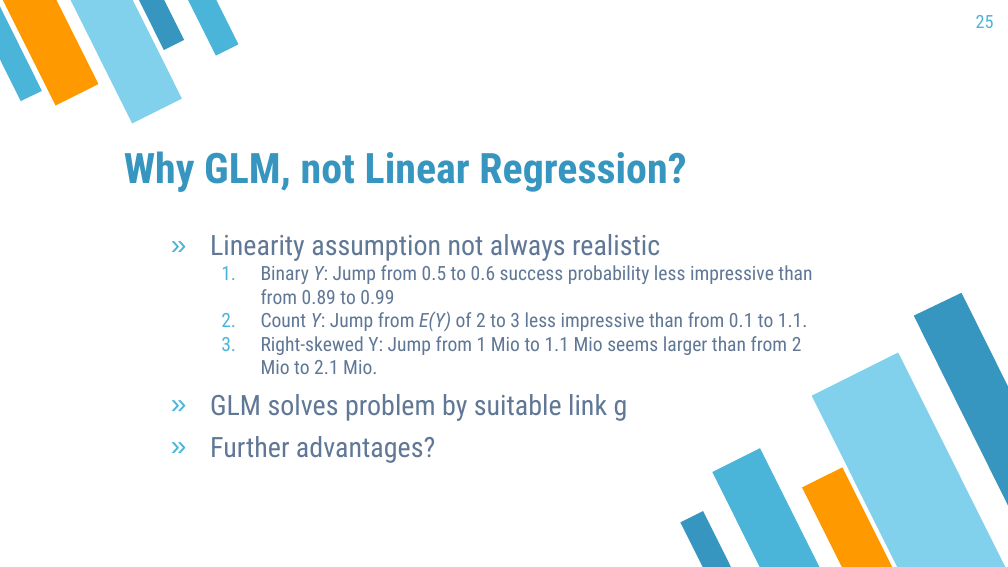
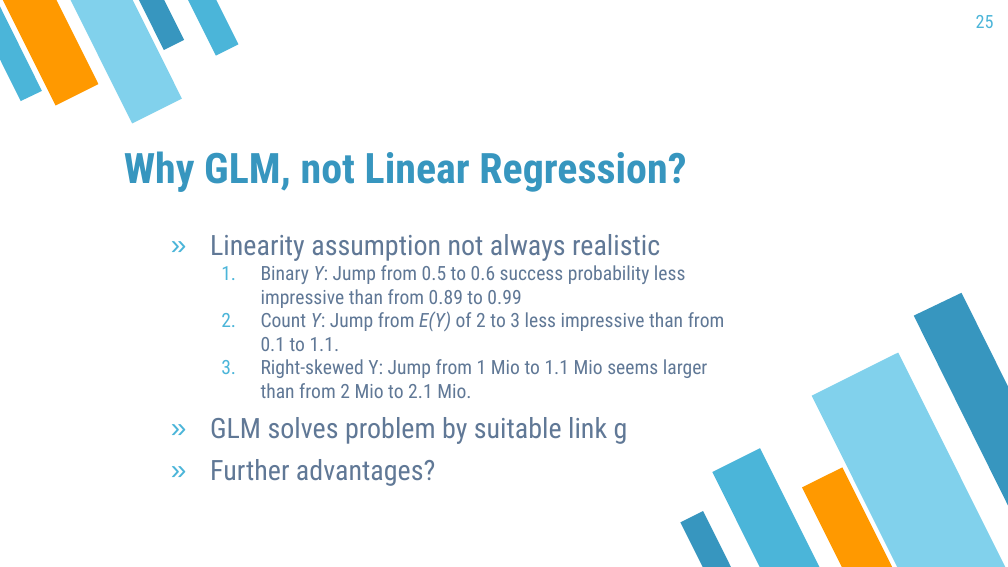
Before and after one commit to mayer79/ml_lecture, a slide deck: slide 25 of slides/ML_Lecture.pptx. Drawn at 1008x567 pixels with LibreOffice and Linux fonts; fonts in the diff are those of the drawing. Boxes give left, top, right and bottom in pixels: in the first picture for what was removed or moved away, otherwise in the second. Text is boxed around its words. In the diff, an @@ line names an element or a change of style, - is before the commit and + after.

Commit message:
review of Chapter 1 and solving problem with font in ppt

```diff
--- a/slides/ML_Lecture.pptx
+++ b/slides/ML_Lecture.pptx
@@ text "Linearity assumption not always realistic" rewrapped from <box>210,234,812,463</box> to <box>210,234,725,486</box> @@
```
Also in this commit, not shown: 25 other slides changed, 2 other files.
